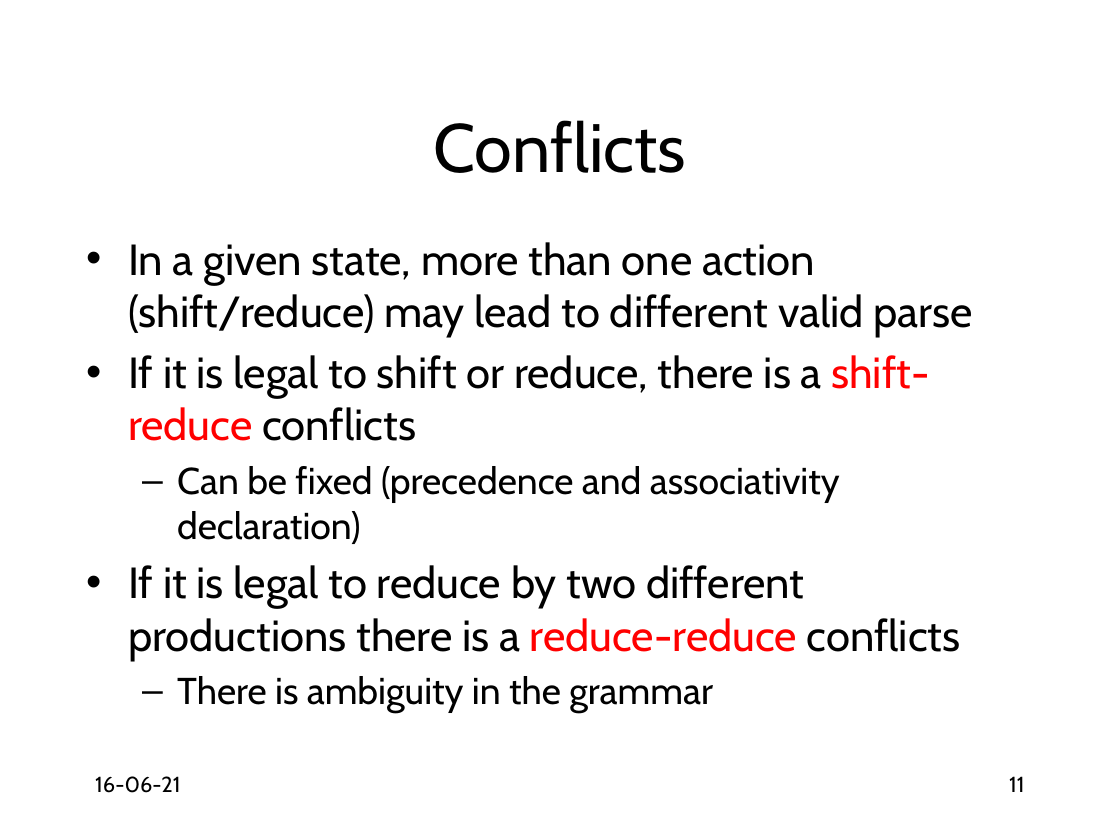
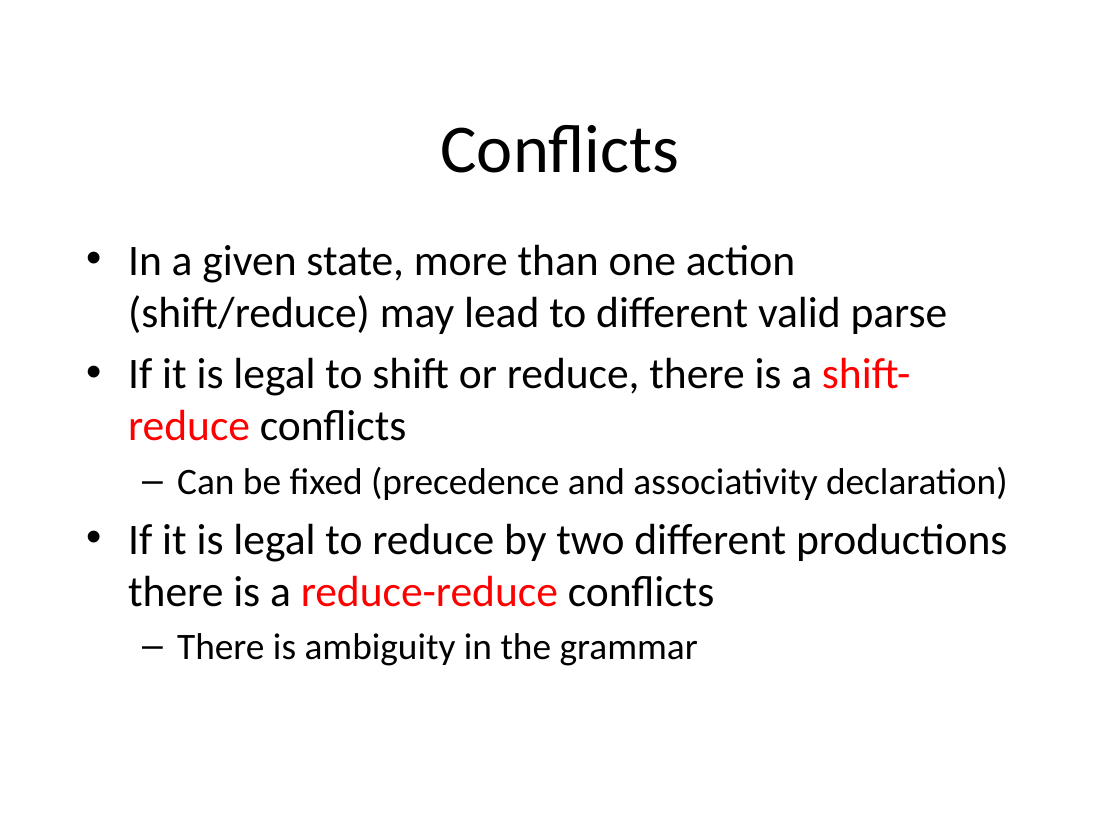
Before and after one commit to anoopsarkar/compilers-class, a slide deck: slide 11 of assets/ppt/parsing/lr1-shift-reduce-parsing.pptx. Drawn at 1120x840 pixels with LibreOffice and Linux fonts; fonts in the diff are those of the drawing. Boxes give left, top, right and bottom in pixels: in the first picture for what was removed or moved away, otherwise in the second. Text is boxed around its words. In the diff, an @@ line names an element or a change of style, - is before the commit and + after.

```diff
--- a/assets/ppt/parsing/lr1-shift-reduce-parsing.pptx
+++ b/assets/ppt/parsing/lr1-shift-reduce-parsing.pptx
@@ title "Conflicts" at box(441, 125, 680, 173): font Cabin to Calibri @@
@@ text "In a given state, more ..." at box(128, 244, 1008, 666): font Cabin to Calibri @@
@@ text removed at box(95, 776, 180, 793) @@
-16-06-21
@@ page number removed at box(1009, 776, 1024, 792) @@
-11
```
Also in this commit, not shown: 15 other slides changed, 2 other files.
